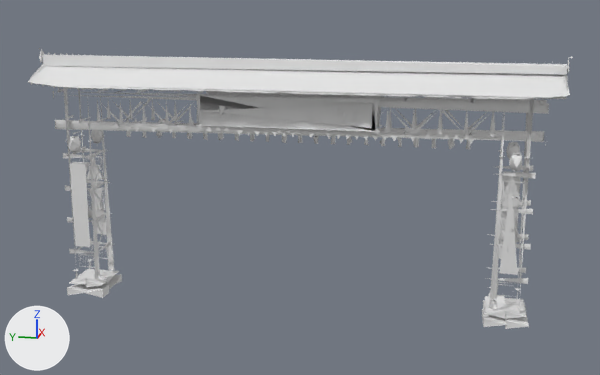
The glTF model game/assets/props/SM_StartArch_Japan.glb, before and after one commit.
One viewpoint serves both versions: a camera (50 mm lens) standing at (-39.2, -8.4, 15.9) and looking at (0.0, -0.5, 6.1). The axes (+X, +Y, +Z) are drawn at lower left. The lights are the same throughout. The first picture is the older version. Vertices at exactly the same position are counted once.

The first picture shows 'SM_StartArch_Japan'.
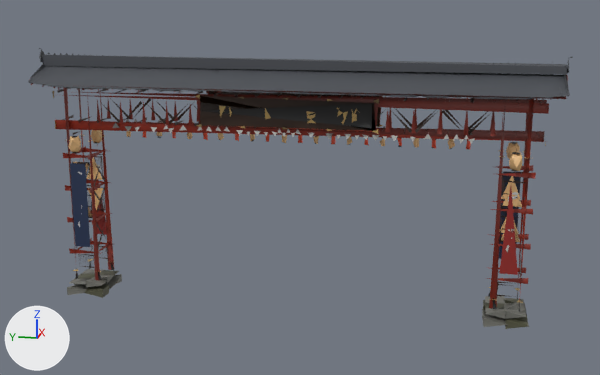
What differs and where, as boxes (x1, y1, x2, y2) in the pictures (600 x 375 px):
'SM_StartArch_Japan', recoloured (darker): (28, 48, 573, 329) in both

The change, as a list of edits to the scene's bpy script:
```text
Change mat_x_prop:
    add n2 = _N.new('ShaderNodeMix'); n2.name = 'Mix'
    add n2.data_type = 'RGBA'
    add n2.blend_type = 'MULTIPLY'
    add n2.inputs[0].default_value = 1.0  # 'Factor'
    add n2.inputs[7].default_value = (0.8, 0.8, 0.8, 1.0)  # 'B', white #e7e7e7
    add n3 = _N.new('ShaderNodeVertexColor'); n3.name = 'Color Attribute'
    where n0 = _N.new('ShaderNodeBsdfPrincipled'); n0.name = 'Principled BSDF'
    add _L.new(n2.outputs[2], n0.inputs[0])  # 'Result' to 'Base Color'
    add _L.new(n3.outputs[0], n2.inputs[6])  # 'Color' to 'A'
Change me_sm_startarch_japan_001:
    where me_sm_startarch_japan_001.from_pydata(...)  # 4750 vertices, 3654 faces; spans x -1.8..1.8, y -13.0..13.0, z 0.0..12.8
    used by ob_sm_startarch_japan; location = (0.0, 0.0, 0.0)
    me_sm_startarch_japan_001 part 1: vertex colours changed
```
